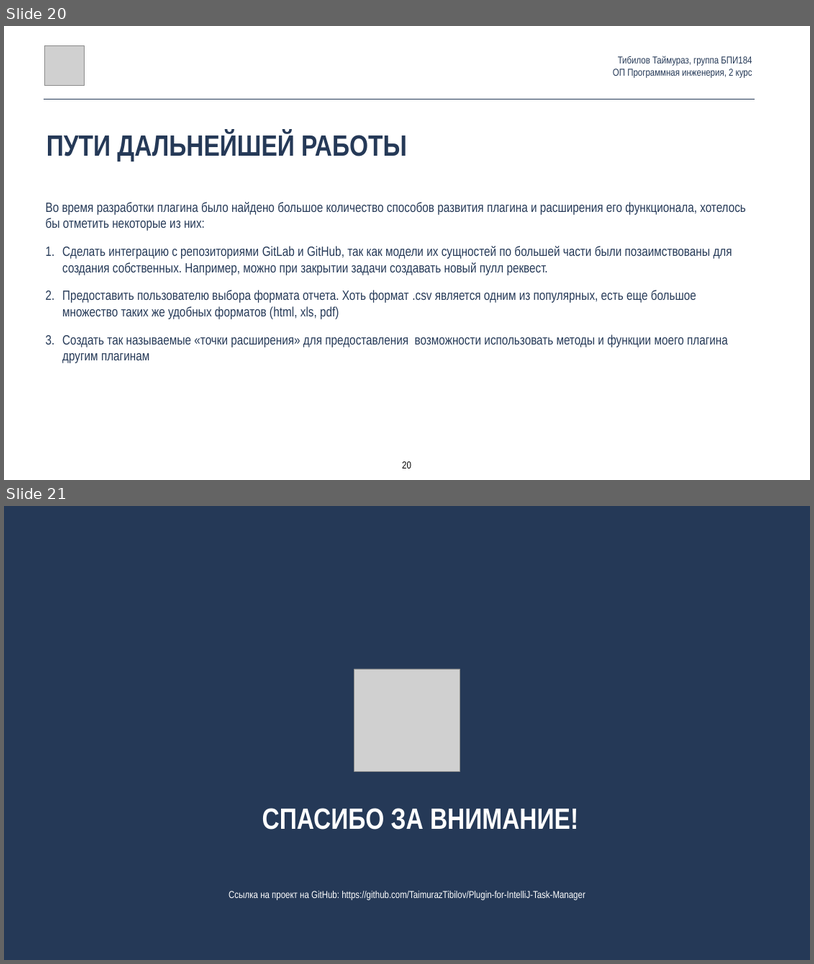
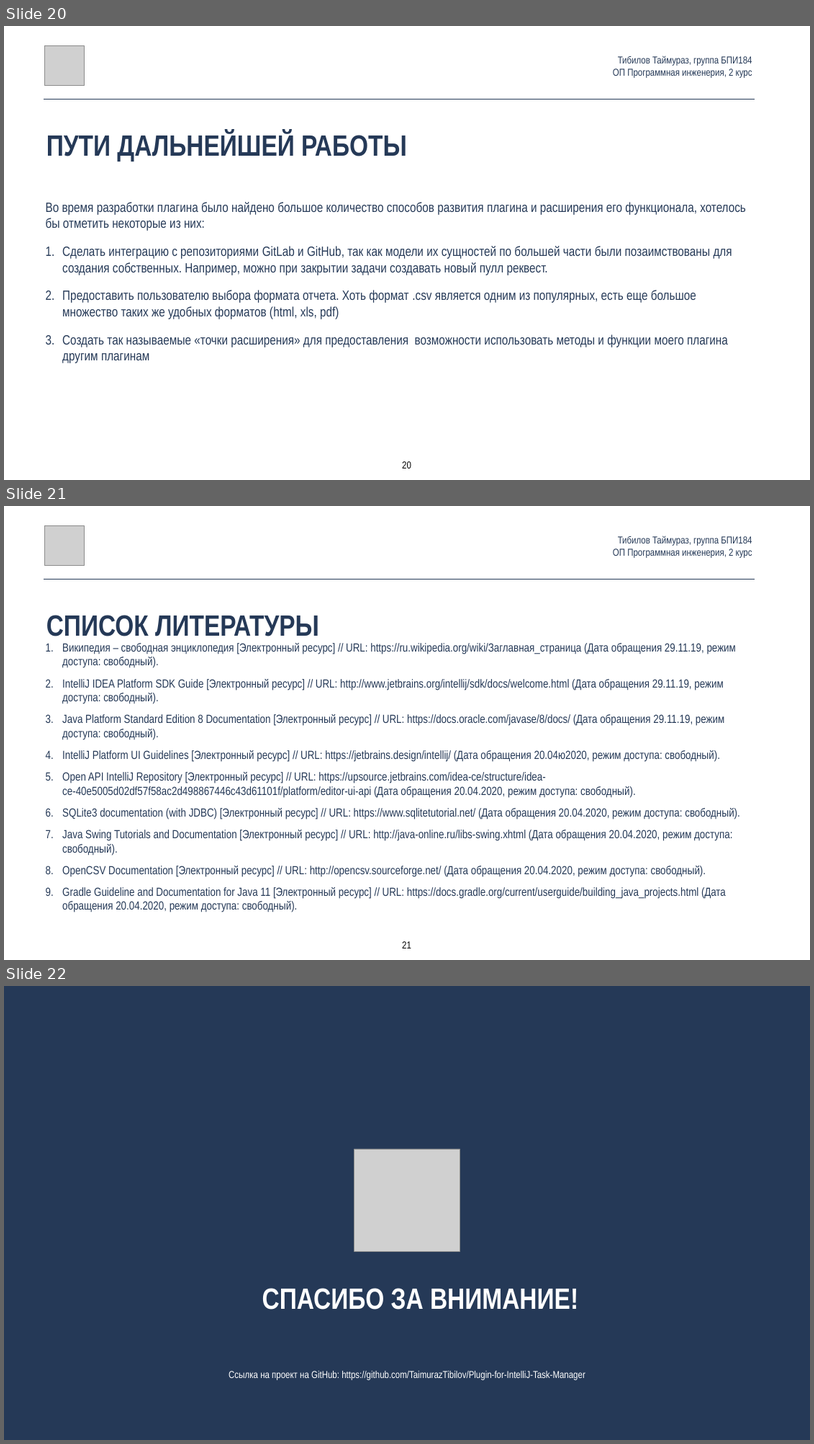
Before and after one commit to TaimurazTibilov/Plugin-for-IntelliJ-Task-Manager, a slide deck: Docs/Тибилов Таймураз Презентация.pptx. Shown one above the other, each under a label of ours: slides 20 and 21 before the commit, slides 20, 21 and 22 after it. The pictures are 814x964 and 814x1444 pixels, drawn with LibreOffice and Linux fonts; fonts in the diff are those of the drawing; grey boxes stand for pictures. Boxes give left, top, right and bottom in pixels: in the first picture for what was removed or moved away, otherwise in the second. Text is boxed around its words. In the diff, an @@ line names an element or a change of style, - is before the commit and + after.

```diff
--- a/Docs/Тибилов Таймураз Презентация.pptx
+++ b/Docs/Тибилов Таймураз Презентация.pptx
@@ slide 21 added at box(4, 506, 810, 960), background #FFFFFF @@
@@ picture added at box(44, 525, 84, 565) @@
@@ text added at box(613, 536, 753, 558), 24 pt, text #253957 @@
+Тибилов Таймураз, группа БПИ184
+ОП Программная инженерия, 2 курс
@@ line added from (44, 579) to (755, 579), #253957 1 pt @@
@@ text added at box(46, 615, 319, 636), 70 pt, text #253957, bold @@
+СПИСОК ЛИТЕРАТУРЫ
@@ text added at box(62, 643, 741, 912), 28 pt, text #253957 @@
+1. Википедия – свободная энциклопедия [Электронный ресурс] // URL: https://ru.wikipedia.org/wiki/Заглавная_страница (Дата обращения 29.11.19, режим доступа: свободный).
+2. IntelliJ IDEA Platform SDK Guide [Электронный ресурс] // URL: http://www.jetbrains.org/intellij/sdk/docs/welcome.html (Дата обращения 29.11.19, режим доступа: свободный).
+3. Java Platform Standard Edition 8 Documentation [Электронный ресурс] // URL: https://docs.oracle.com/javase/8/docs/ (Дата обращения 29.11.19, режим доступа: свободный).
+4. IntelliJ Platform UI Guidelines [Электронный ресурс] // URL: https://jetbrains.design/intellij/ (Дата обращения 20.04ю2020, режим доступа: свободный).
+5. Open API IntelliJ Repository [Электронный ресурс] // URL: https://upsource.jetbrains.com/idea-ce/structure/idea-ce-40e5005d02df57f58ac2d498867446c43d61101f/platform/editor-ui-api (Дата обращения 20.04.2020, режим доступа: свободный).
+6. SQLite3 documentation (with JDBC) [Электронный ресурс] // URL: https://www.sqlitetutorial.net/ (Дата обращения 20.04.2020, режим доступа: свободный).
+7. Java Swing Tutorials and Documentation [Электронный ресурс] // URL: http://java-online.ru/libs-swing.xhtml (Дата обращения 20.04.2020, режим доступа: свободный).
+8. OpenCSV Documentation [Электронный ресурс] // URL: http://opencsv.sourceforge.net/ (Дата обращения 20.04.2020, режим доступа: свободный).
+9. Gradle Guideline and Documentation for Java 11 [Электронный ресурс] // URL: https://docs.gradle.org/current/userguide/building_java_projects.html (Дата обращения 20.04.2020, режим доступа: свободный).
@@ page number added at box(402, 941, 412, 948), 24 pt, text #000000 @@
+21
@@ what was slide 21 is now slide 22 @@
```
Also in this commit, not shown: 3 other files.
